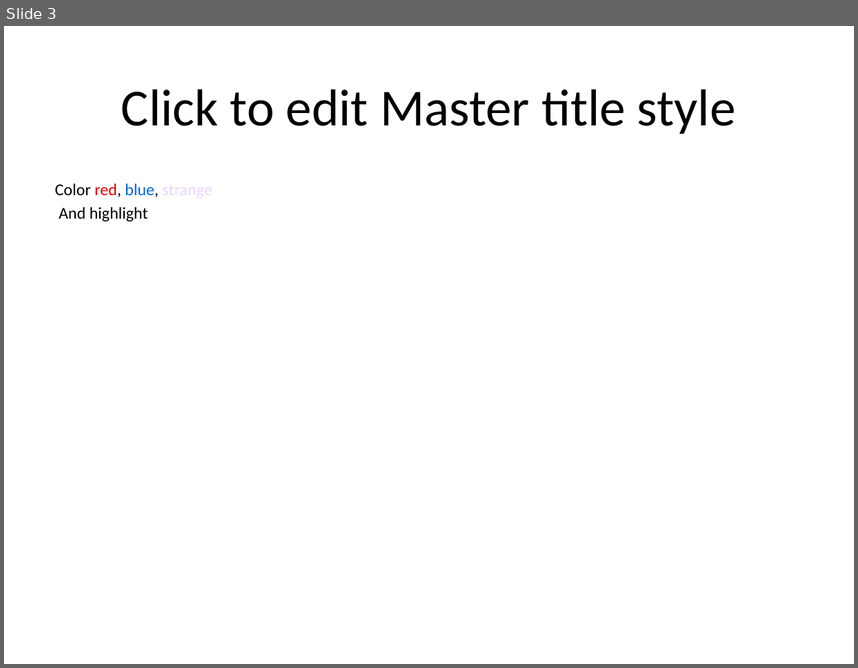
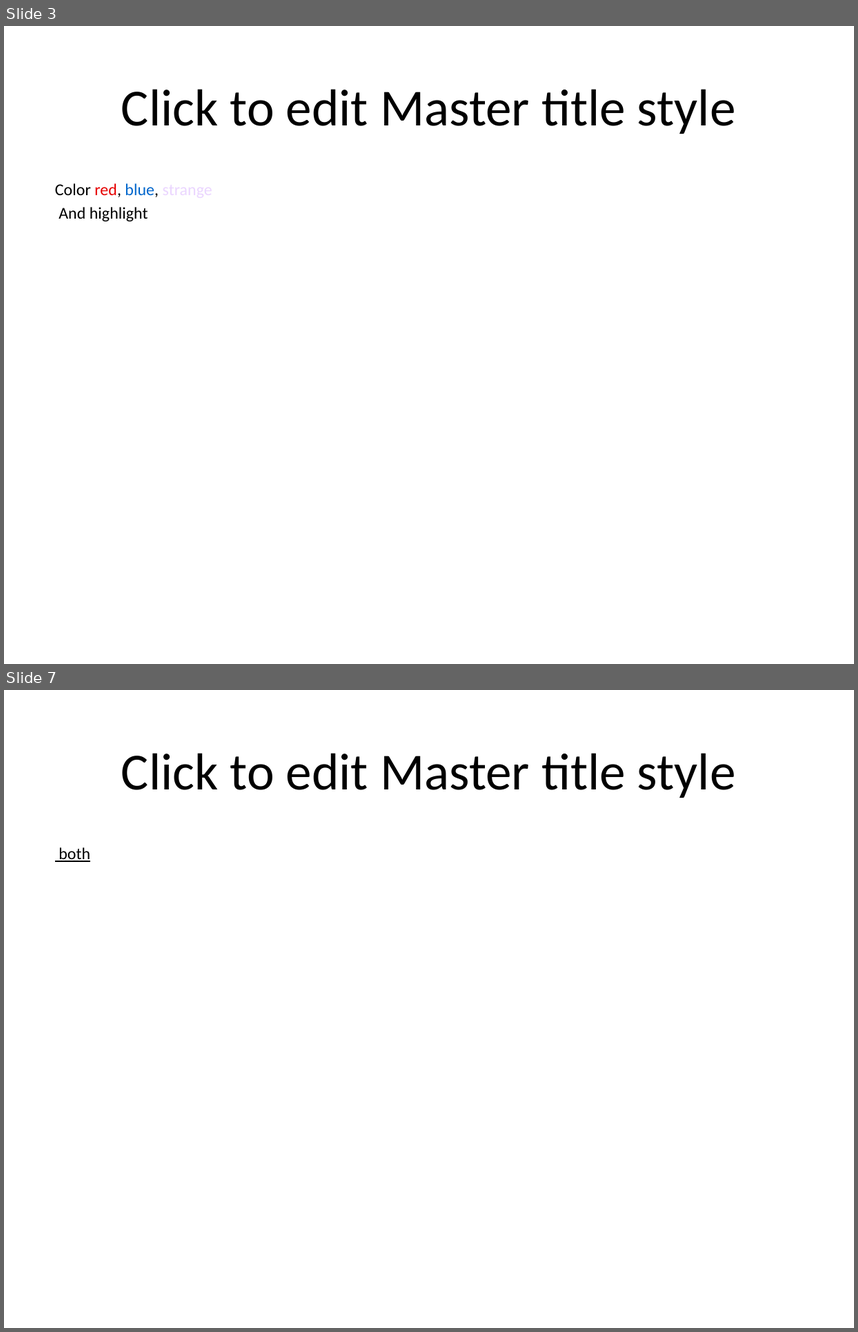
Before and after one commit to TheDiamondDoge/management_board_file_processors, a slide deck: html-to-ppt/TextFormat.pptx. Shown one above the other, each under a label of ours: slide 3 before the commit, slides 3 and 7 after it; the slides between them are not shown. The pictures are 858x668 and 858x1332 pixels, drawn with LibreOffice and Linux fonts; fonts in the diff are those of the drawing. Boxes give left, top, right and bottom in pixels: in the first picture for what was removed or moved away, otherwise in the second. Text is boxed around its words. In the diff, an @@ line names an element or a change of style, - is before the commit and + after.

```diff
--- a/html-to-ppt/TextFormat.pptx
+++ b/html-to-ppt/TextFormat.pptx
@@ slide 7 added at box(4, 690, 854, 1328), background #FFFFFF @@
@@ title added at box(121, 753, 736, 798), 44 pt, text #000000 @@
+Click to edit Master title style
@@ text added at box(59, 847, 90, 862), 14 pt, text #000000, underline @@
+both
```
Also in this commit, not shown: 3 other slides added, 4 other files.
